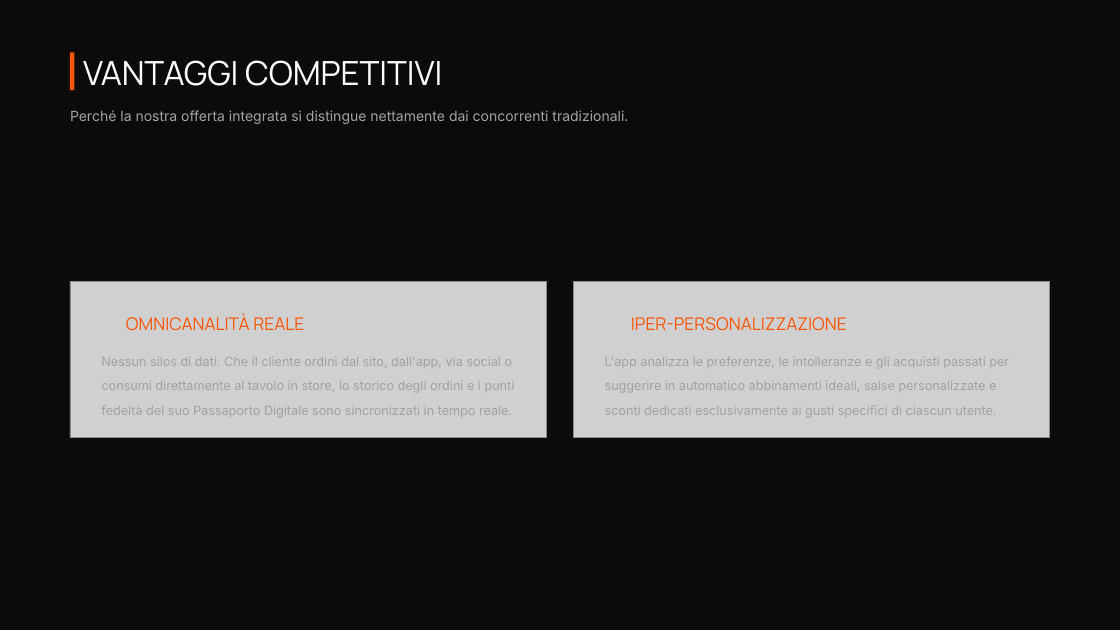
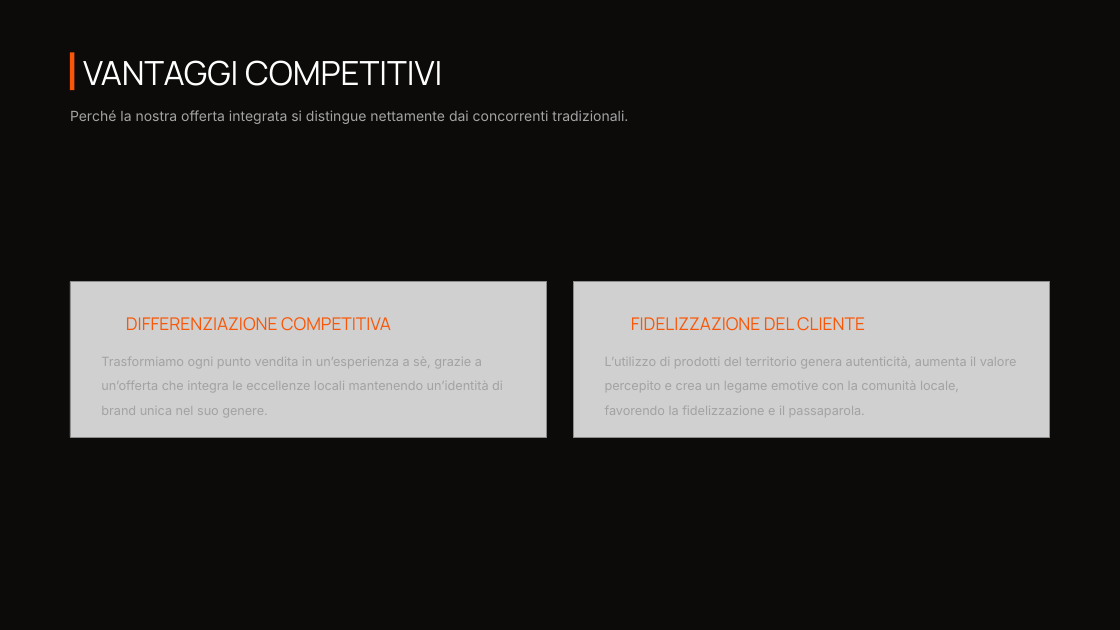
Before and after one commit to Jack-Ark-01/JustBurgerProjectWork, a slide deck: slide 12 of SecondaSuddivisioneGruppi/Logica/Materiale PPT/PPT VERSIONE FINALE.pptx. Drawn at 1120x630 pixels with LibreOffice and Linux fonts; fonts in the diff are those of the drawing; grey boxes stand for pictures; background and template pictures are left out. Boxes give left, top, right and bottom in pixels: in the first picture for what was removed or moved away, otherwise in the second. Text is boxed around its words. In the diff, an @@ line names an element or a change of style, - is before the commit and + after.

```diff
--- a/SecondaSuddivisioneGruppi/Logica/Materiale PPT/PPT VERSIONE FINALE.pptx
+++ b/SecondaSuddivisioneGruppi/Logica/Materiale PPT/PPT VERSIONE FINALE.pptx
@@ text at bbox=[126, 317, 391, 331]: text changed @@
-OMNICANALITÀ REALE
+DIFFERENZIAZIONE COMPETITIVA
@@ text at bbox=[631, 317, 865, 331]: text changed @@
-IPER-PERSONALIZZAZIONE
+FIDELIZZAZIONE DEL CLIENTE
@@ text at bbox=[101, 357, 503, 416]: text changed @@
-Nessun silos di dati. Che il cliente ordini dal sito, dall'app, via social o consumi direttamente al tavolo in store, lo storico degli ordini e i punti fedeltà del suo Passaporto Digitale sono sincronizzati in tempo reale.
+Trasformiamo ogni punto vendita in un’esperienza a sè, grazie a un’offerta che integra le eccellenze locali mantenendo un’identità di brand unica nel suo genere.
@@ text at bbox=[605, 357, 1017, 415]: text changed @@
-L'app analizza le preferenze, le intolleranze e gli acquisti passati per suggerire in automatico abbinamenti ideali, salse personalizzate e sconti dedicati esclusivamente ai gusti specifici di ciascun utente.
+L’utilizzo di prodotti del territorio genera autenticità, aumenta il valore percepito e crea un legame emotive con la comunità locale, favorendo la fidelizzazione e il passaparola.
```
Also in this commit, not shown: 10 other slides changed, 2 slides added, 2 slides removed, 4 other files.
